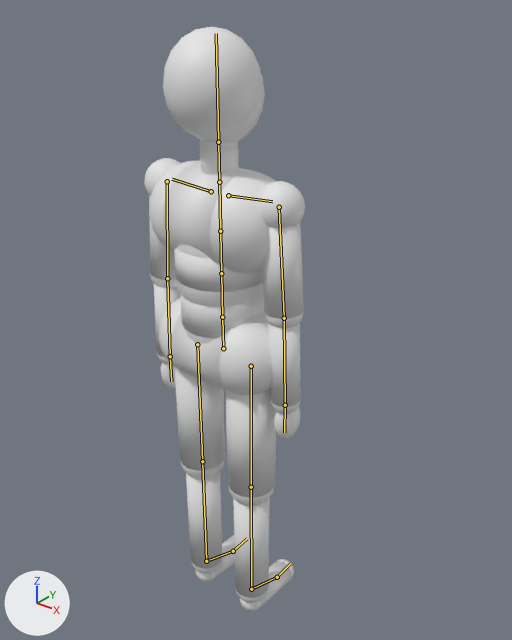
One commit to the Blender file previs/rig/mannequin.blend: the scene before it, then after it.
One viewpoint serves both versions: a camera (50 mm lens) standing at (1.182, -1.331, 1.902) and looking at (-0.071, 0.235, 0.931). Lighting does not change. The marker at lower left points along +X, +Y and +Z. The picture after the commit comes second. The bones that bend it are drawn over the model as lines.

The first picture shows 'MannequinMesh'.
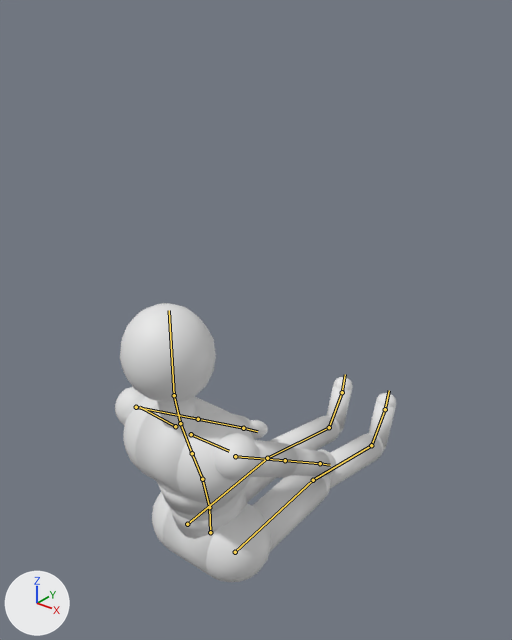
The newer file adds an action. The first version stands in its rest pose; the second is drawn at frame 1 of the action 'gtsit'.

Diff of the bpy script that builds the scene:
```diff
--- a/previs/rig/mannequin.blend.py
+++ b/previs/rig/mannequin.blend.py
@@ bone_hips @@
 bone_hips = bpy.data.objects['MannequinRig'].pose.bones['Hips']
-bone_hips.location = (0.0, 0.0, 0.0)
+bone_hips.location = (0.0, -0.62, 0.08)
@@ bone_spine @@
 bone_spine = bpy.data.objects['MannequinRig'].pose.bones['Spine']  # child of 'Hips'
-bone_spine.rotation_quaternion = (1.0, 0.0, 0.0, 0.0)  # degrees (0, 0, 0)
+bone_spine.rotation_quaternion = (0.995, 0.105, 0.0, 0.0)  # degrees (12, 0, 0)
@@ bone_spine1 @@
 bone_spine1 = bpy.data.objects['MannequinRig'].pose.bones['Spine1']  # child of 'Spine'
-bone_spine1.rotation_quaternion = (1.0, 0.0, 0.0, 0.0)  # degrees (0, 0, 0)
+bone_spine1.rotation_quaternion = (0.999, 0.052, 0.0, 0.0)  # degrees (6, 0, 0)
@@ bone_neck @@
 bone_neck = bpy.data.objects['MannequinRig'].pose.bones['Neck']  # child of 'Spine2'
-bone_neck.rotation_quaternion = (1.0, 0.0, 0.0, 0.0)  # degrees (0, 0, 0)
+bone_neck.rotation_quaternion = (0.998, -0.07, 0.0, 0.0)  # degrees (-8, 0, 0)
@@ bone_head @@
 bone_head = bpy.data.objects['MannequinRig'].pose.bones['Head']  # child of 'Neck'
-bone_head.rotation_quaternion = (1.0, 0.0, 0.0, 0.0)  # degrees (0, 0, 0)
+bone_head.rotation_quaternion = (0.996, -0.087, 0.0, 0.0)  # degrees (-10, 0, 0)
@@ bone_leftarm @@
 bone_leftarm = bpy.data.objects['MannequinRig'].pose.bones['LeftArm']  # child of 'LeftShoulder'
-bone_leftarm.rotation_quaternion = (1.0, 0.0, 0.0, 0.0)  # degrees (0, 0, 0)
+bone_leftarm.rotation_quaternion = (0.853, 0.324, 0.403, 0.069)  # degrees (53, 40, 30)
@@ bone_leftforearm @@
 bone_leftforearm = bpy.data.objects['MannequinRig'].pose.bones['LeftForeArm']  # child of 'LeftArm'
-bone_leftforearm.rotation_quaternion = (1.0, 0.0, 0.0, 0.0)  # degrees (0, 0, 0)
+bone_leftforearm.rotation_quaternion = (1.0, 0.001, 0.0, 0.013)  # degrees (0, 0, 2)
@@ bone_rightarm @@
 bone_rightarm = bpy.data.objects['MannequinRig'].pose.bones['RightArm']  # child of 'RightShoulder'
-bone_rightarm.rotation_quaternion = (1.0, 0.0, 0.0, 0.0)  # degrees (0, 0, 0)
+bone_rightarm.rotation_quaternion = (0.853, 0.324, -0.403, -0.069)  # degrees (53, -40, -30)
@@ bone_rightforearm @@
 bone_rightforearm = bpy.data.objects['MannequinRig'].pose.bones['RightForeArm']  # child of 'RightArm'
-bone_rightforearm.rotation_quaternion = (1.0, 0.0, 0.0, 0.0)  # degrees (0, 0, 0)
+bone_rightforearm.rotation_quaternion = (1.0, 0.001, 0.0, -0.013)  # degrees (0, 0, -2)
@@ bone_leftupleg @@
 bone_leftupleg = bpy.data.objects['MannequinRig'].pose.bones['LeftUpLeg']  # child of 'Hips'
-bone_leftupleg.rotation_quaternion = (1.0, 0.0, 0.0, 0.0)  # degrees (0, 0, 0)
+bone_leftupleg.rotation_quaternion = (0.695, 0.719, 0.0, 0.0)  # degrees (92, 0, 0)
@@ bone_leftleg @@
 bone_leftleg = bpy.data.objects['MannequinRig'].pose.bones['LeftLeg']  # child of 'LeftUpLeg'
-bone_leftleg.rotation_quaternion = (1.0, 0.0, 0.0, 0.0)  # degrees (0, 0, 0)
+bone_leftleg.rotation_quaternion = (0.993, -0.122, 0.0, 0.0)  # degrees (-14, 0, 0)
@@ bone_rightupleg @@
 bone_rightupleg = bpy.data.objects['MannequinRig'].pose.bones['RightUpLeg']  # child of 'Hips'
-bone_rightupleg.rotation_quaternion = (1.0, 0.0, 0.0, 0.0)  # degrees (0, 0, 0)
+bone_rightupleg.rotation_quaternion = (0.695, 0.719, 0.0, 0.0)  # degrees (92, 0, 0)
@@ bone_rightleg @@
 bone_rightleg = bpy.data.objects['MannequinRig'].pose.bones['RightLeg']  # child of 'RightUpLeg'
-bone_rightleg.rotation_quaternion = (1.0, 0.0, 0.0, 0.0)  # degrees (0, 0, 0)
+bone_rightleg.rotation_quaternion = (0.993, -0.122, 0.0, 0.0)  # degrees (-14, 0, 0)
```

Boxes (x1, y1, x2, y2) around the edits, measured in the pictures (512 x 640 px):
'MannequinMesh', posed (74% wider, 52% shorter)
    before: (144, 27, 305, 611)
    after: (115, 303, 396, 582)
bone 'Hips', root to tip
    before: (223, 348) to (222, 317)
    after: (210, 532) to (209, 507)
bone 'Spine', root to tip
    before: (222, 317) to (221, 273)
    after: (209, 507) to (202, 479)
bone 'Spine1', root to tip
    before: (221, 273) to (220, 231)
    after: (202, 479) to (192, 453)
bone 'Neck', root to tip
    before: (219, 182) to (218, 142)
    after: (180, 423) to (174, 395)
bone 'Head', root to tip
    before: (218, 142) to (216, 33)
    after: (174, 395) to (169, 310)
bone 'LeftArm', root to tip
    before: (167, 181) to (167, 278)
    after: (136, 407) to (198, 419)
bone 'LeftForeArm', root to tip
    before: (167, 278) to (170, 356)
    after: (198, 419) to (243, 428)
bone 'RightArm', root to tip
    before: (279, 207) to (284, 318)
    after: (235, 456) to (285, 460)
bone 'RightForeArm', root to tip
    before: (284, 318) to (285, 405)
    after: (285, 460) to (320, 463)
bone 'LeftUpLeg', root to tip
    before: (197, 344) to (202, 461)
    after: (187, 524) to (267, 458)
bone 'LeftLeg', root to tip
    before: (202, 461) to (206, 561)
    after: (267, 458) to (329, 427)
bone 'RightUpLeg', root to tip
    before: (251, 366) to (251, 487)
    after: (235, 552) to (313, 480)
bone 'RightLeg', root to tip
    before: (251, 487) to (251, 589)
    after: (313, 480) to (371, 445)
